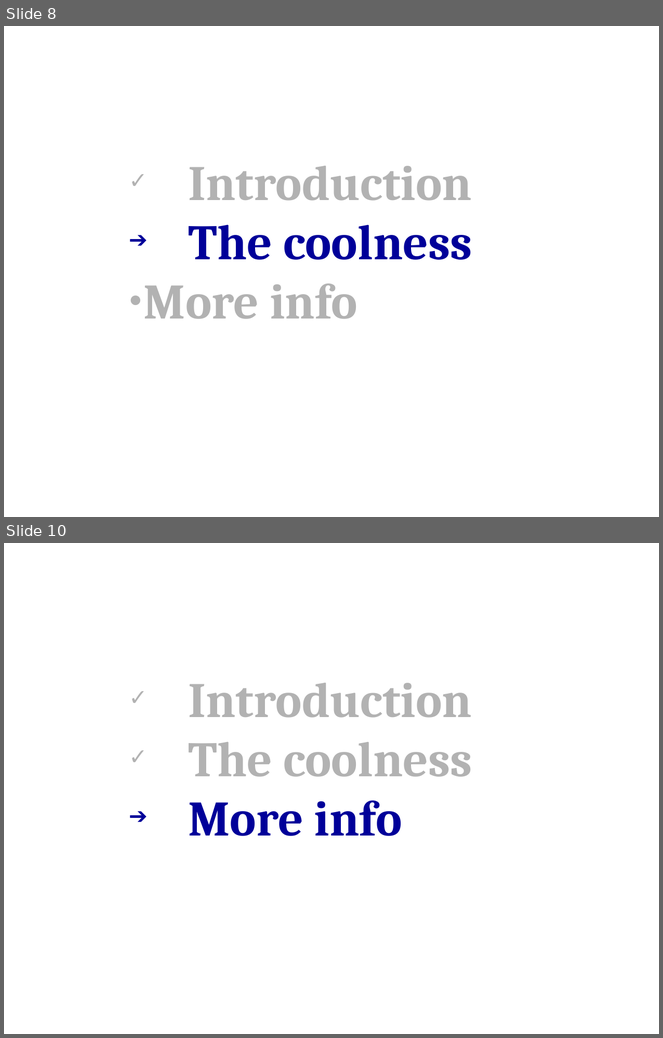
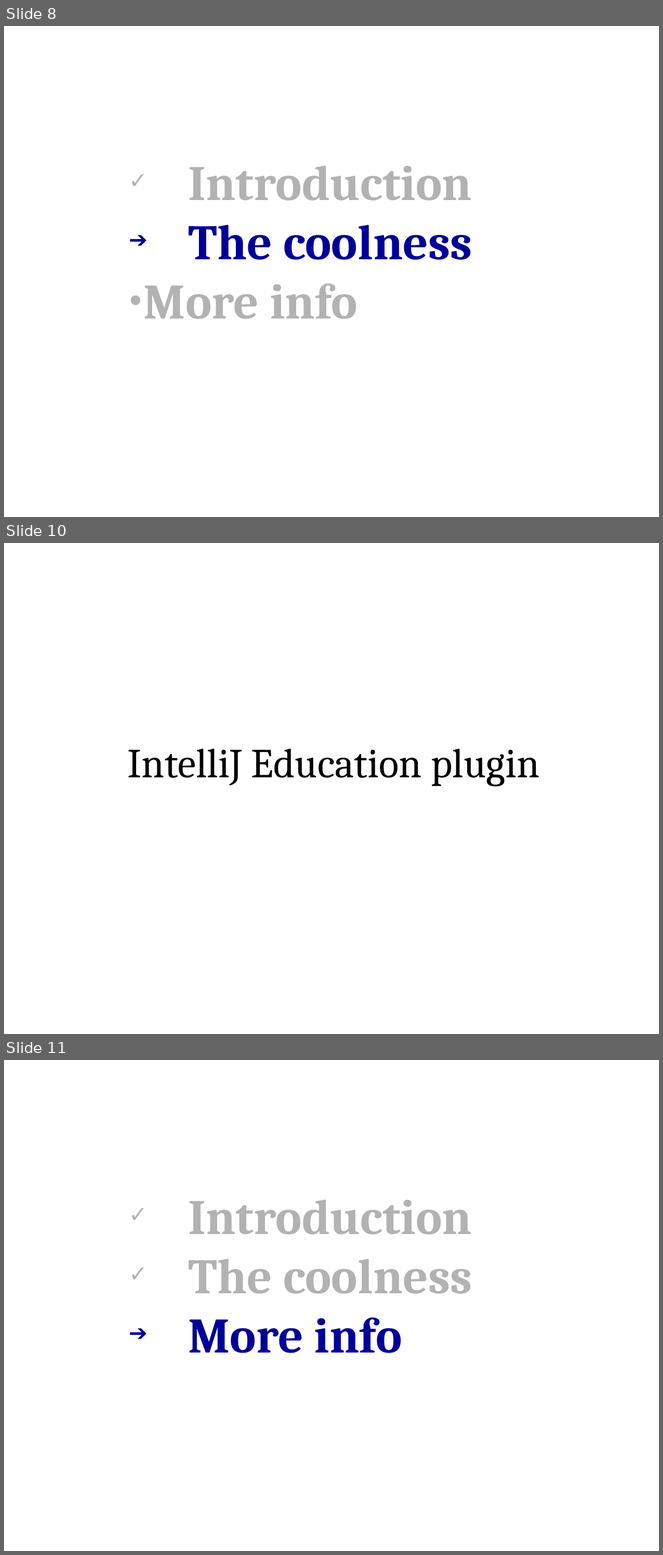
Before and after one commit to cvmocanu/kotlin-presentation, a slide deck: kotlin-presentation.odp. Shown one above the other, each under a label of ours: slides 8 and 10 before the commit, slides 8, 10 and 11 after it; the slides between them are not shown. The pictures are 663x1038 and 663x1555 pixels, drawn with LibreOffice and Linux fonts; fonts in the diff are those of the drawing. Boxes give left, top, right and bottom in pixels: in the first picture for what was removed or moved away, otherwise in the second. Text is boxed around its words. In the diff, an @@ line names an element or a change of style, - is before the commit and + after.

```diff
--- a/kotlin-presentation.odp
+++ b/kotlin-presentation.odp
@@ slide 10 added at <box>4,543,659,1034</box>, background #FFFFFF @@
@@ text added at <box>128,748,540,786</box>, 50 pt, text #000000 @@
+IntelliJ Education plugin
@@ what was slide 10 is now slide 11 @@
```
Also in this commit, not shown: 3 slides changed, 1 other slide added, 1 slide removed.
